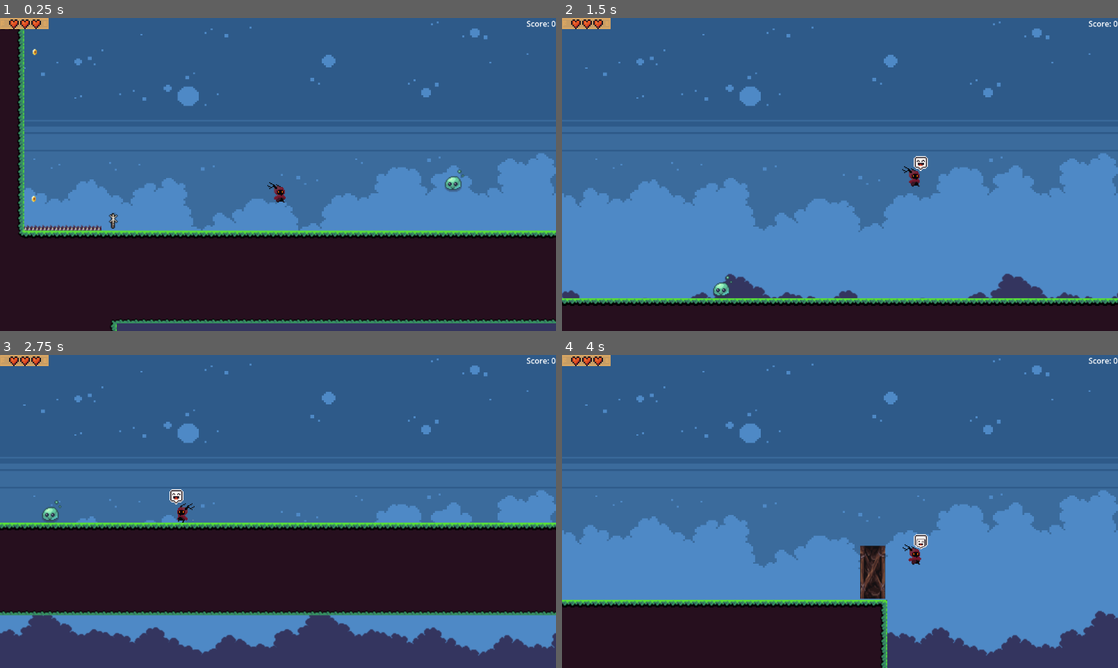
Above: before the commit, frames 1-4 (two rows, left to right).
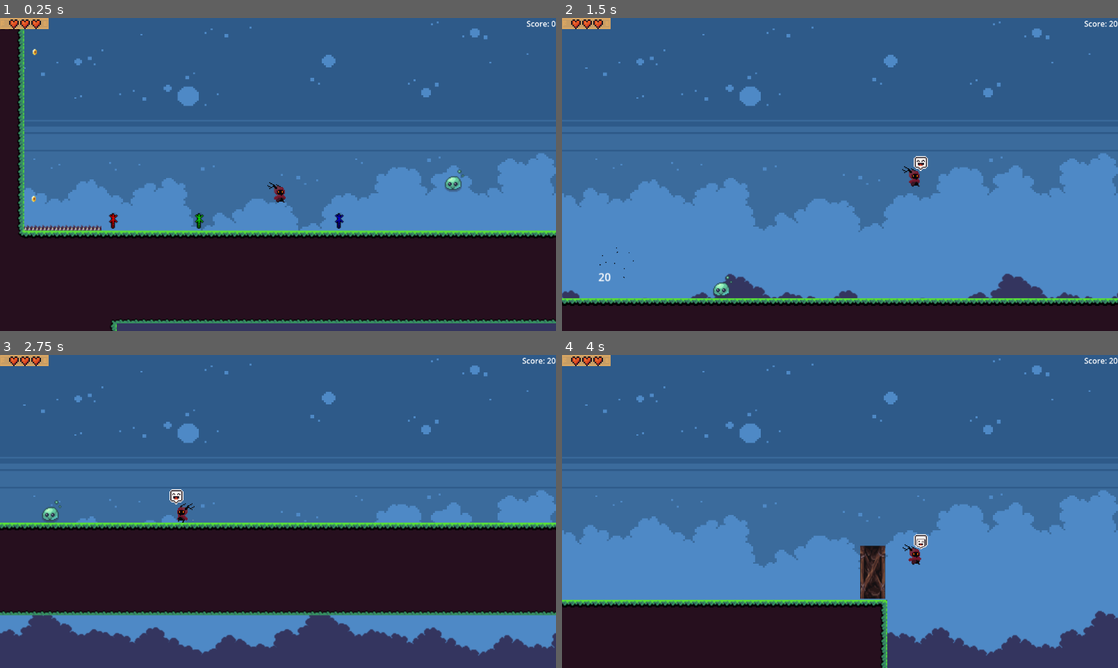
Above: after the commit, the same moments.

Repository: ag-pacier/Serif_Platformer
Game: Godot game, scene res://LevelStuff/Devlevel/devLevel.tscn
Two runs of this game, one before a commit and one after it. Both use one fixed random seed, a clock stepped at 60 frames per second and the inputs below. Sound files missing from this copy of the repository are replaced by a short silence.
Inputs:
- Up to frame 1 (0.25 s): no input
- Up to frame 2 (1.5 s): tap Enter (return_but) at 0.5, 1.35 s; hold Right (right) from 0.53 s (still down); tap F (action) at 0.6 s; tap Space (jump) at 0.77 s
- Up to frame 3 (2.75 s): tap Space (jump) at 1.52 s; release Right (right) at 2.03 s; hold Left (left) from 2.03 s (still down); tap F (action) at 2.1 s
- Up to frame 4 (4 s): release Left (left) at 2.78 s; hold Right (right) from 2.78 s (still down); tap Enter (return_but) at 2.85 s; tap Space (jump) at 3.02, 3.77 s; tap F (action) at 3.6 s

The runs differ from the first frame. In frame 1, 0.1% of the frame differs, in the area x 19-62%, y 62-68%; in frame 2, 0.1%; in frame 3, less than 0.1%; in frame 4, less than 0.1%.

Commit message:
twinkle update
-Removed key auras
-made better pickup particles from lessons learned
-gave visual indication that basic door is opening
-Colored them keys
-Added multiple keys to dev level

Diff:
--- a/LevelStuff/Devlevel/devLevel.tscn
+++ b/LevelStuff/Devlevel/devLevel.tscn
@@ -189,9 +189,20 @@
 [node name="TriggerBase" parent="Items/Sign" index="0" instance=ExtResource("8_ngk8f")]
 position = Vector2(997, 203)
 
-[node name="Key" parent="Items" index="3" instance=ExtResource("12_nyj2j")]
+[node name="RedKey" parent="Items" index="3" instance=ExtResource("12_nyj2j")]
 position = Vector2(117, 222)
+key_color = Color(1, 0, 0, 1)
 pickup_name = "RedKey"
+
+[node name="BlueKey" parent="Items" index="4" instance=ExtResource("12_nyj2j")]
+position = Vector2(351, 222)
+key_color = Color(0.0333333, 0, 1, 1)
+pickup_name = "BlueKey"
+
+[node name="GreenKey" parent="Items" index="5" instance=ExtResource("12_nyj2j")]
+position = Vector2(206, 222)
+key_color = Color(0.0500001, 1, 0, 1)
+pickup_name = "GreenKey"
 
 [node name="MovingPlat" parent="MovingPlats" index="0" instance=ExtResource("11_p8pol")]
 position = Vector2(1105, 628)
--- a/Sprites/Barriers/DoorToOpen/door.gd
+++ b/Sprites/Barriers/DoorToOpen/door.gd
@@ -4,18 +4,29 @@
 @export var poof_unlock: bool = false
 @export var key_unlock: bool
 
+@onready var fade_away = false
+@onready var fade_track = 1.0
+
 func _ready() -> void:
 	if $StaticBody2D/Open.texture == null:
 		poof_unlock = true
 
+func _process(delta: float) -> void:
+	if fade_away:
+		$StaticBody2D/Default.self_modulate = Color(1, 1, 1, fade_track)
+		fade_track -= 5 * delta
+
+
 func unlock_door() -> void:
 	$OpenDoorSound.play()
+	fade_away = true
 	$StaticBody2D/CollisionShape2D.set_deferred("disabled", true)
 	if !poof_unlock:
 		$StaticBody2D/Default.set_deferred("visible", false)
 		$StaticBody2D/Open.set_deferred("visible", true)
 
 
+
 func _on_open_door_sound_finished() -> void:
 	if poof_unlock:
 		queue_free()
--- a/Sprites/Barriers/Key/key.gd
+++ b/Sprites/Barriers/Key/key.gd
@@ -1,11 +1,11 @@
 extends Pickup
 class_name Key
 
-@export var key_color: Color = Color("red")
+@export var key_color: Color
 
 func _ready() -> void:
 	super()
-	$Keyaura.set_color(key_color)
+	$AnimatedSprite2D.self_modulate = key_color
 
 func _on_body_entered(body):
 	if body.is_in_group("MainC"):
--- a/Sprites/Barriers/Key/key.tscn
+++ b/Sprites/Barriers/Key/key.tscn
@@ -1,10 +1,9 @@
-[gd_scene load_steps=17 format=3 uid="uid://due08jky8phuv"]
+[gd_scene load_steps=16 format=3 uid="uid://due08jky8phuv"]
 
 [ext_resource type="Script" uid="uid://dfox3buwo5brm" path="res://Sprites/Barriers/Key/key.gd" id="1_b78e3"]
 [ext_resource type="PackedScene" uid="uid://b8ja3qoy8ksw3" path="res://Sprites/base_pickup.tscn" id="1_y1qya"]
 [ext_resource type="AudioStream" uid="uid://dcnkrfe0r28hl" path="res://Sounds/HorrorSFX/Keys_pick up.wav" id="2_ajc82"]
 [ext_resource type="Texture2D" uid="uid://dqermcfup3dat" path="res://Art/key-rpblocks/KeyString.png" id="2_b78e3"]
-[ext_resource type="PackedScene" uid="uid://brw3y7t6gam4y" path="res://Sprites/Barriers/Key/keyaura.tscn" id="5_v5vre"]
 
 [sub_resource type="AtlasTexture" id="AtlasTexture_ajc82"]
 atlas = ExtResource("2_b78e3")
@@ -86,12 +85,10 @@
 
 [node name="Key" instance=ExtResource("1_y1qya")]
 script = ExtResource("1_b78e3")
-key_color = Color(1, 0, 0, 1)
+key_color = Color(0, 0, 0, 1)
 worth = 20
 pickup_sound = ExtResource("2_ajc82")
 
 [node name="AnimatedSprite2D" parent="." index="1"]
 sprite_frames = SubResource("SpriteFrames_w1d1x")
 frame_progress = 0.718571
-
-[node name="Keyaura" parent="." index="2" instance=ExtResource("5_v5vre")]
--- a/Sprites/Barriers/Key/keyaura.gd
+++ /dev/null
@@ -1,5 +0,0 @@
-extends Node2D
-class_name Key_Aura
-
-func set_color(col: Color) -> void:
-	$GPUParticles2D.process_material.color = col
--- a/Sprites/Barriers/Key/keyaura.tscn
+++ b/Sprites/Barriers/Key/keyaura.tscn
@@ -9,25 +9,31 @@
 width = 80
 
 [sub_resource type="ParticleProcessMaterial" id="ParticleProcessMaterial_uhpvc"]
+particle_flag_align_y = true
 particle_flag_disable_z = true
 emission_shape = 1
 emission_sphere_radius = 8.0
-gravity = Vector3(0, 50, 0)
-radial_accel_min = -60.92
-radial_accel_max = -60.92
-scale_max = 3.0
+inherit_velocity_ratio = 0.1
+direction = Vector3(0, -10, 0)
+spread = 131.747
+gravity = Vector3(0, 0, 0)
+radial_accel_min = -90.0
+radial_accel_max = 90.0
+tangential_accel_min = -5.0
+tangential_accel_max = 5.0
 color = Color(0.0166667, 1, 0, 1)
 color_ramp = SubResource("GradientTexture1D_mdcpy")
 
 [node name="Keyaura" type="Node2D"]
+show_behind_parent = true
 script = ExtResource("1_uhpvc")
 
 [node name="GPUParticles2D" type="GPUParticles2D" parent="."]
-amount = 18
+amount = 16
+lifetime = 0.8
 randomness = 0.44
 fixed_fps = 12
 visibility_rect = Rect2(-32, -32, 32, 32)
-trail_enabled = true
 trail_lifetime = 0.2
 trail_sections = 4
 process_material = SubResource("ParticleProcessMaterial_uhpvc")
--- a/Sprites/base_pickup.tscn
+++ b/Sprites/base_pickup.tscn
@@ -2,50 +2,50 @@
 
 [ext_resource type="Script" uid="uid://ck5smn3hderwk" path="res://Sprites/pickup.gd" id="1_18vre"]
 
-[sub_resource type="PlaceholderTexture2D" id="PlaceholderTexture2D_7fs22"]
+[sub_resource type="Curve" id="Curve_r7rua"]
+bake_resolution = 25
+_data = [Vector2(0.279412, 1), 0.0, 0.0, 0, 0, Vector2(0.654412, 0.224719), 0.0, 0.0, 0, 0]
+point_count = 2
+
+[sub_resource type="CurveTexture" id="CurveTexture_qmhgc"]
+curve = SubResource("Curve_r7rua")
+
+[sub_resource type="Gradient" id="Gradient_0wx5y"]
+offsets = PackedFloat32Array(0.290909, 1)
+
+[sub_resource type="GradientTexture1D" id="GradientTexture1D_w0ruh"]
+gradient = SubResource("Gradient_0wx5y")
+use_hdr = true
 
 [sub_resource type="ParticleProcessMaterial" id="ParticleProcessMaterial_77xhb"]
 particle_flag_disable_z = true
 emission_shape = 2
-emission_sphere_radius = 1.0
-angle_min = -30.0
-angle_max = 90.0
+emission_sphere_radius = 2.0
+angle_min = -80.0
+angle_max = 75.0
 direction = Vector3(0, 0, 0)
-spread = 90.0
-initial_velocity_min = 44.95
-initial_velocity_max = 123.6
-angular_velocity_max = 90.0
+spread = 81.325
+flatness = 0.241
+initial_velocity_min = 30.0
+initial_velocity_max = 50.0
+angular_velocity_min = -20.0
+angular_velocity_max = 50.0
 gravity = Vector3(0, -200, 0)
+color = Color(0.501615, 0.000523278, 0.582109, 1)
+color_ramp = SubResource("GradientTexture1D_w0ruh")
+alpha_curve = SubResource("CurveTexture_qmhgc")
 turbulence_enabled = true
-turbulence_noise_strength = 4.37
-collision_mode = 1
-collision_friction = 0.0
-collision_bounce = 0.57
+turbulence_noise_strength = 5.0
+turbulence_noise_scale = 8.0
+turbulence_noise_speed_random = 0.56
+turbulence_influence_max = 0.283
+turbulence_initial_displacement_min = -35.5
+turbulence_initial_displacement_max = 20.8
 
 [sub_resource type="OccluderPolygon2D" id="OccluderPolygon2D_8sugg"]
 polygon = PackedVector2Array(-20, 9, 22, 9, 49, 20, -47, 20)
 
 [sub_resource type="RectangleShape2D" id="RectangleShape2D_46onf"]
-
-[sub_resource type="PlaceholderTexture2D" id="PlaceholderTexture2D_7wlmw"]
-size = Vector2(3, 3)
-
-[sub_resource type="ParticleProcessMaterial" id="ParticleProcessMaterial_3k8v6"]
-particle_flag_rotate_y = true
-particle_flag_disable_z = true
-emission_shape_scale = Vector3(2, 2, 1)
-emission_shape = 1
-emission_sphere_radius = 1.0
-direction = Vector3(0, -500, 0)
-spread = 119.831
-initial_velocity_min = 30.0
-initial_velocity_max = 50.0
-gravity = Vector3(0, -50, 0)
-collision_mode = 2
-
-[sub_resource type="OccluderPolygon2D" id="OccluderPolygon2D_4ppcl"]
-cull_mode = 1
-polygon = PackedVector2Array(0, 7, 21, 7, 21, -17, 18, -17, 18, 5, -19, 5, -19, -17, -22, -17, -22, 7)
 
 [node name="BasePickup" type="Area2D"]
 collision_layer = 512
@@ -56,8 +56,12 @@
 [node name="PickupParticles" type="GPUParticles2D" parent="."]
 emitting = false
 amount = 10
-texture = SubResource("PlaceholderTexture2D_7fs22")
+lifetime = 2.5
 one_shot = true
+explosiveness = 1.0
+fixed_fps = 12
+trail_sections = 2
+trail_section_subdivisions = 2
 process_material = SubResource("ParticleProcessMaterial_77xhb")
 
 [node name="LightOccluder2D" type="LightOccluder2D" parent="PickupParticles"]
@@ -67,16 +71,6 @@
 
 [node name="CollisionShape2D" type="CollisionShape2D" parent="."]
 shape = SubResource("RectangleShape2D_46onf")
-
-[node name="SignificantParticles" type="GPUParticles2D" parent="."]
-visible = false
-amount = 30
-texture = SubResource("PlaceholderTexture2D_7wlmw")
-process_material = SubResource("ParticleProcessMaterial_3k8v6")
-
-[node name="LightOccluder2D" type="LightOccluder2D" parent="SignificantParticles"]
-occluder = SubResource("OccluderPolygon2D_4ppcl")
-sdf_collision = false
 
 [node name="PickupNoise" type="AudioStreamPlayer" parent="."]
 bus = &"Effects"
--- a/Sprites/pickup.gd
+++ b/Sprites/pickup.gd
@@ -7,22 +7,15 @@
 @export var worth: int = 0
 # Sound played when the item is picked up
 @export var pickup_sound: AudioStream
-# Whether or not it should have *special glow*
-@export var significant: bool = false
 
 # Container if this will be displaying worth on pickup
 var is_worthy: bool = false
-
-# Signal to emit if a significant item is picked up
-signal sig_pickup
 
 func _ready():
 	if $AnimatedSprite2D.sprite_frames == null:
 		push_error("Pickup ", get_rid(), " does not have a SpriteFrames asscociated with it!")
 	else:
 		$AnimatedSprite2D.play()
-	if significant:
-		$SignificantParticles.visible = true
 		# If the name wasn't set for a significant item, freak out
 		if pickup_name == null:
 			push_error("Pickup with significant marker not labeled and will ruin pickup trigger!")
@@ -45,12 +38,8 @@
 		$AnimatedSprite2D.visible = false
 		# Disable monitoring as this will object disappears after the particles are done
 		set_deferred("monitoring", false)
-		if significant:
-			# If marked as significant, turn off the significant particles
-			$SignificantParticles.emitting = false
-			emit_signal("sig_pickup", pickup_name)
 
-		elif worth != 0:
+		if worth != 0:
 			var worth_string: String
 			worth_string = str(worth)
 			$WorthLabel.parse_bbcode(worth_string)
--- a/Sprites/satrio/satrio.gd
+++ b/Sprites/satrio/satrio.gd
@@ -21,9 +21,6 @@
 
 # Mood sprite
 @onready var mood_bub = preload("res://Sprites/MoodBubble/MoodBubble.tscn")
-
-# Key aura scene
-@onready var kaura = preload("res://Sprites/Barriers/Key/keyaura.tscn")
 
 # Container for key auras
 @onready var held_keys: Dictionary
@@ -179,17 +176,11 @@
 
 func add_key_aura(aurname: StringName, col: Color) -> void:
 	if aurname not in held_keys:
-		var new_aura = kaura.instantiate()
-		new_aura.set_color(col)
-		add_child(new_aura)
-		held_keys[aurname] = new_aura
+		held_keys[aurname] = col
 
 func remove_key_aura(aurname: StringName) -> void:
 	if aurname in held_keys:
-		var removed_aura = held_keys[aurname]
 		held_keys.erase(aurname)
-		removed_aura.set_deferred("visible", false)
-		removed_aura.queue_free()
 
 ## When the injury timer elapses, we can be hurt again :(
 func _on_injury_timer_timeout():
Not shown, removed: Sprites/Barriers/Key/keyaura.gd.uid
